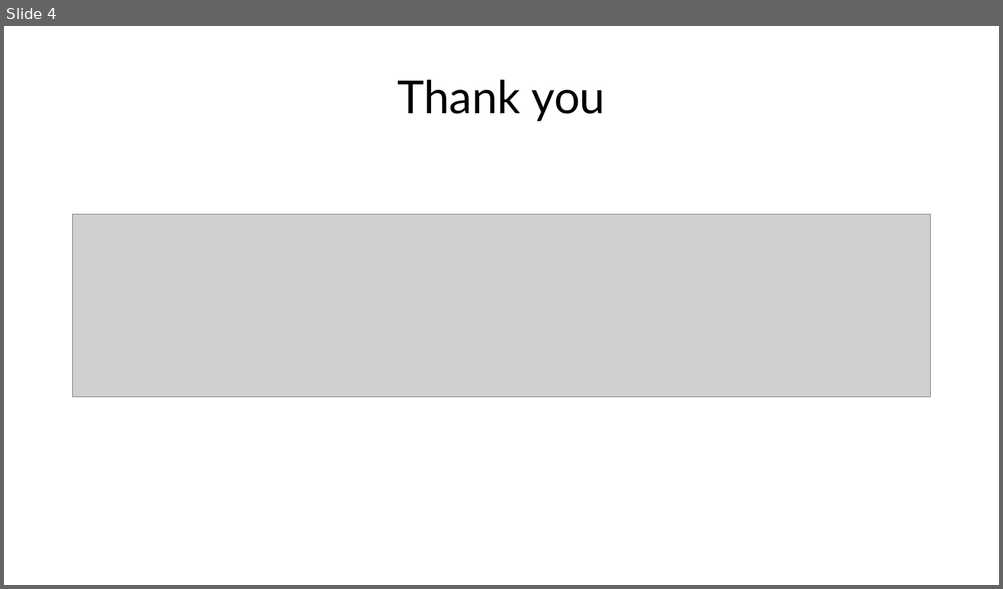
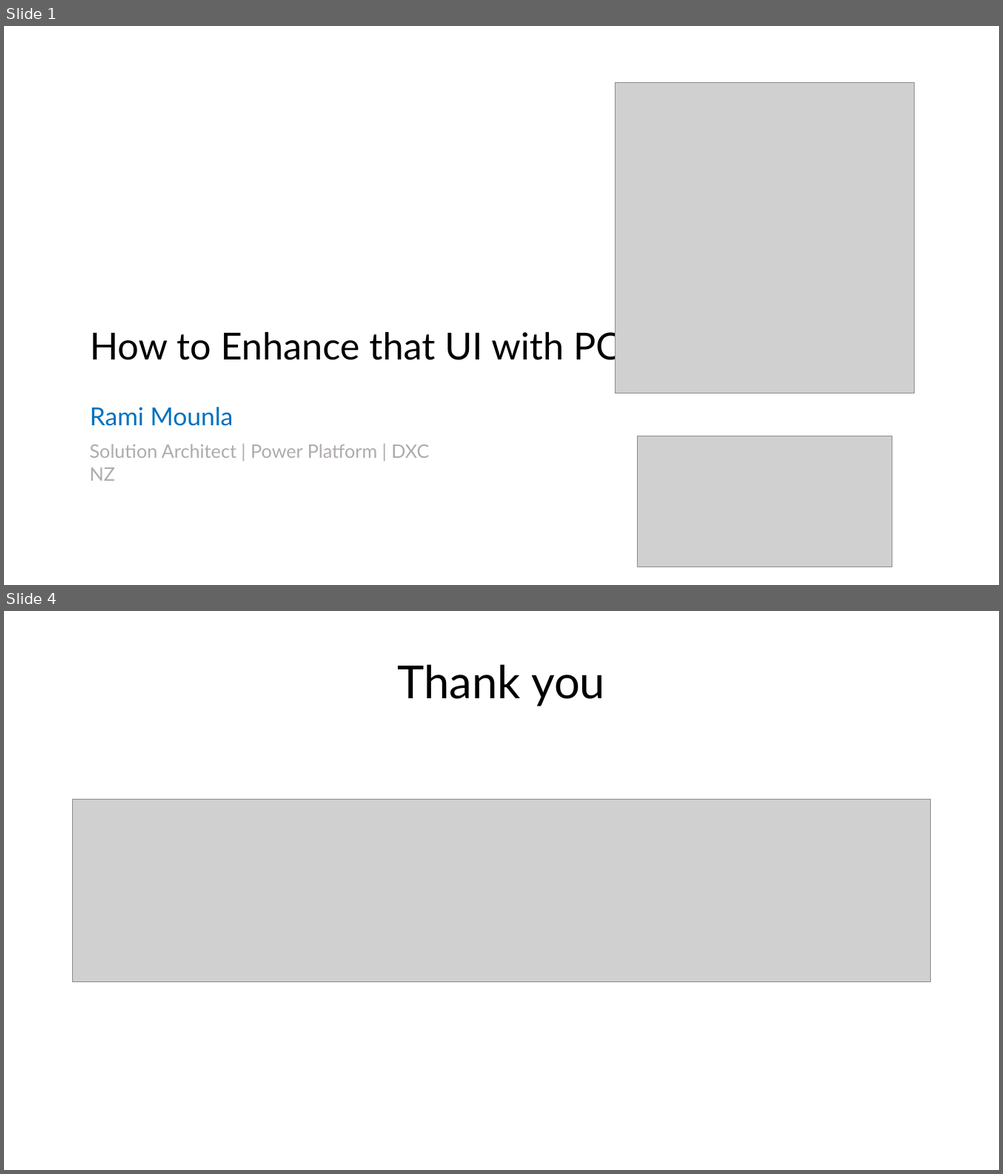
Before and after one commit to ramimounla/GlobalPowerPlatformBootcamp, a slide deck: Slides/Rami Mounla - How to enhance that UI with PCF - 300 GPPB Wellington.pptx. Shown one above the other, each under a label of ours: slide 4 before the commit, slides 1 and 4 after it; the slides between them are not shown. The pictures are 1003x589 and 1003x1174 pixels, drawn with LibreOffice and Linux fonts; fonts in the diff are those of the drawing; grey boxes stand for pictures. Boxes give left, top, right and bottom in pixels: in the first picture for what was removed or moved away, otherwise in the second. Text is boxed around its words. In the diff, an @@ line names an element or a change of style, - is before the commit and + after.

```diff
--- a/Slides/Rami Mounla - How to enhance that UI with PCF - 300 GPPB Wellington.pptx
+++ b/Slides/Rami Mounla - How to enhance that UI with PCF - 300 GPPB Wellington.pptx
@@ slide 1 added at bbox=[4, 26, 999, 585], background #FFFFFF @@
@@ picture added at bbox=[615, 83, 913, 394] @@
@@ title added at bbox=[90, 328, 641, 366], 36 pt, text #000000 @@
+How to Enhance that UI with PCF
@@ text added at bbox=[90, 407, 233, 426], 24 pt, text #0070C0 @@
+Rami Mounla
@@ text added at bbox=[90, 444, 429, 481], 18 pt, text #AFABAB @@
+Solution Architect | Power Platform | DXC NZ
@@ picture added at bbox=[637, 437, 892, 568] @@
```
Also in this commit, not shown: 1 slide removed, 5 other files.
